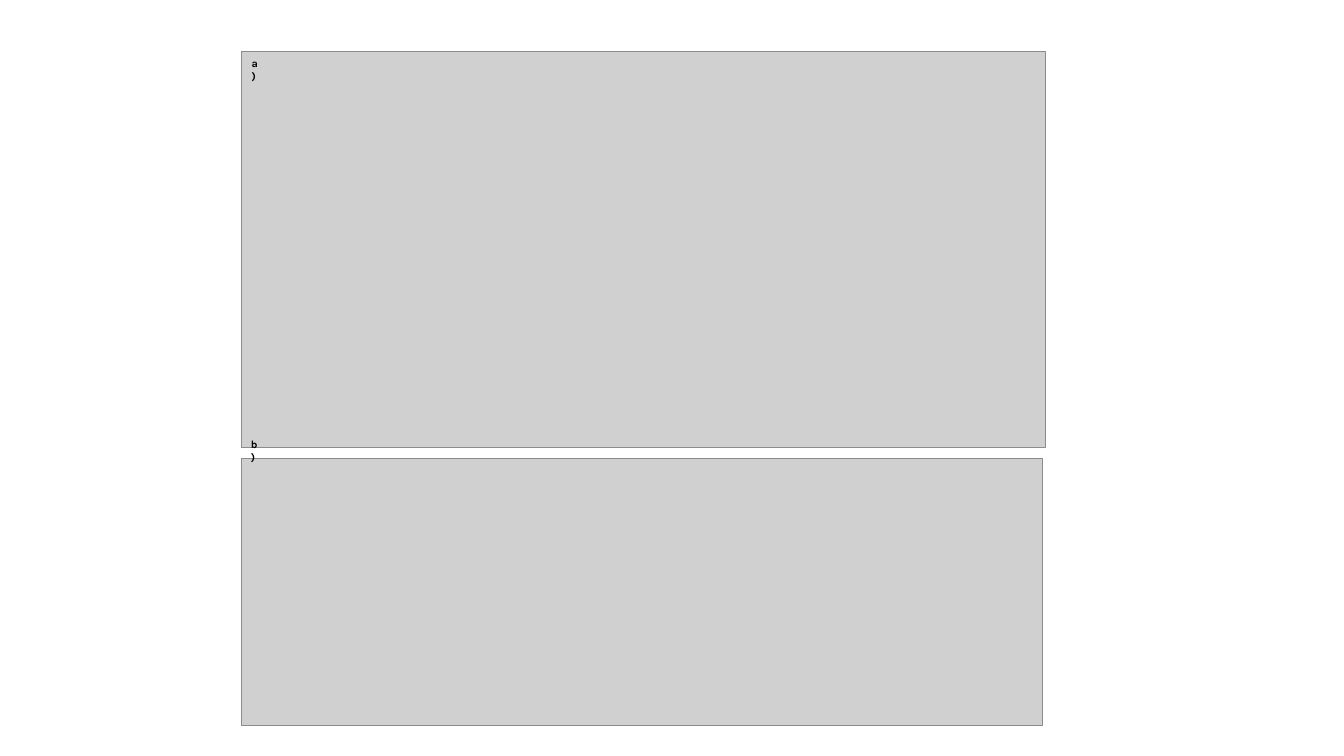
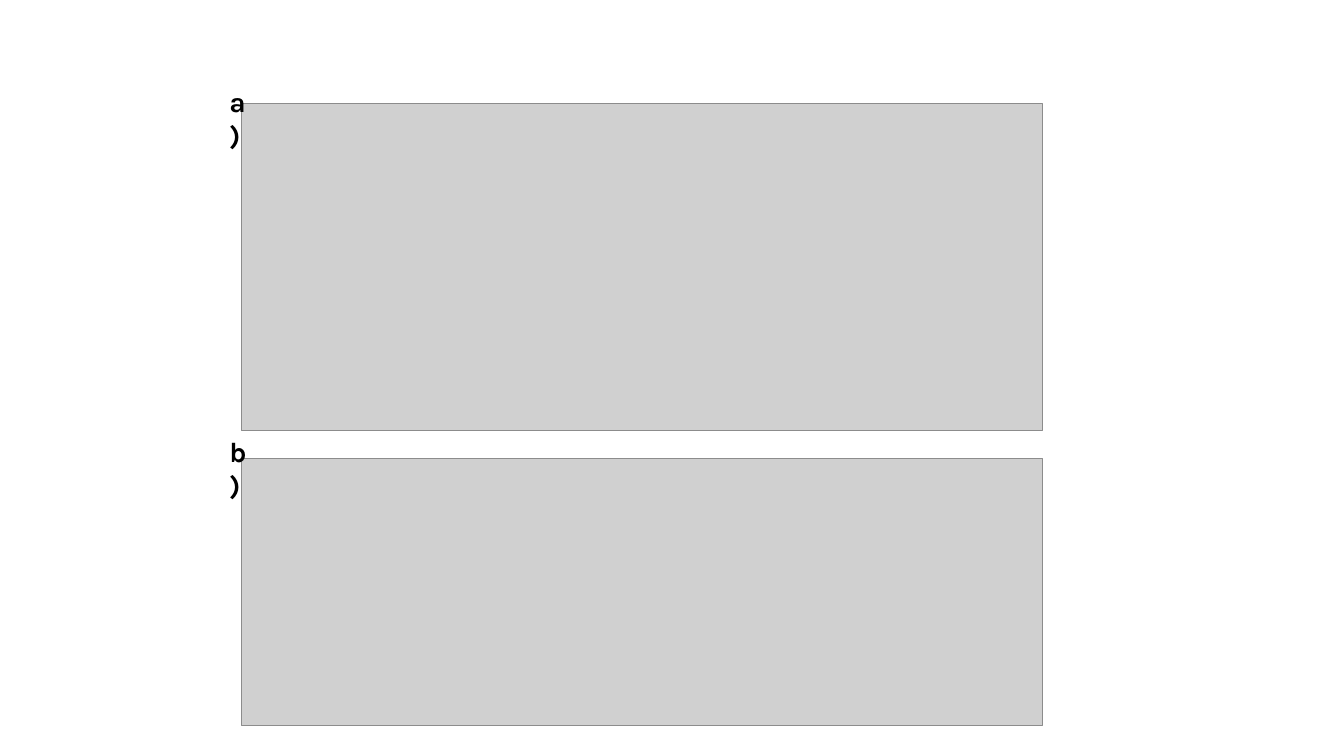
Before and after one commit to jensculrich/bombus_impatiens_pheno_and_diet, a slide deck: slide 2 of figure_panels.pptx (slide 4 before the commit). Drawn at 1344x756 pixels with LibreOffice and Linux fonts; fonts in the diff are those of the drawing; grey boxes stand for pictures. Boxes give left, top, right and bottom in pixels: in the first picture for what was removed or moved away, otherwise in the second. Text is boxed around its words. In the diff, an @@ line names an element or a change of style, - is before the commit and + after.

```diff
--- a/figure_panels.pptx
+++ b/figure_panels.pptx
@@ text "a)" at <box>229,98,245,120</box>: size 7.8 to 20 pt @@
@@ text "a)": place and size @@
-text "a)" at <box>252,61,258,67</box>
+text "a)" at <box>229,98,245,120</box>
@@ picture: place and size @@
-picture at <box>242,51,1046,448</box>
+picture at <box>242,103,1043,431</box>
@@ text "b)": place and size @@
-text "b)" at <box>251,440,258,452</box>
+text "b)" at <box>229,442,246,470</box>
@@ text "b)" at <box>229,442,246,470</box>: size 7.8 to 20 pt @@
```
Also in this commit, not shown: 1 other slide changed, 1 slide added, 3 slides removed, 24 other files.
